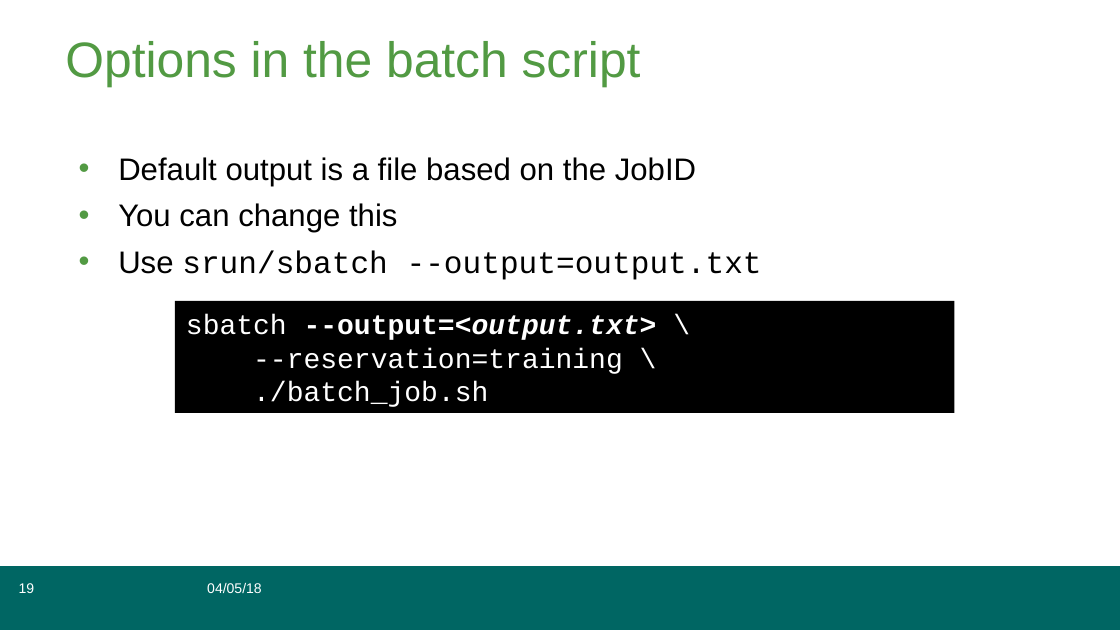
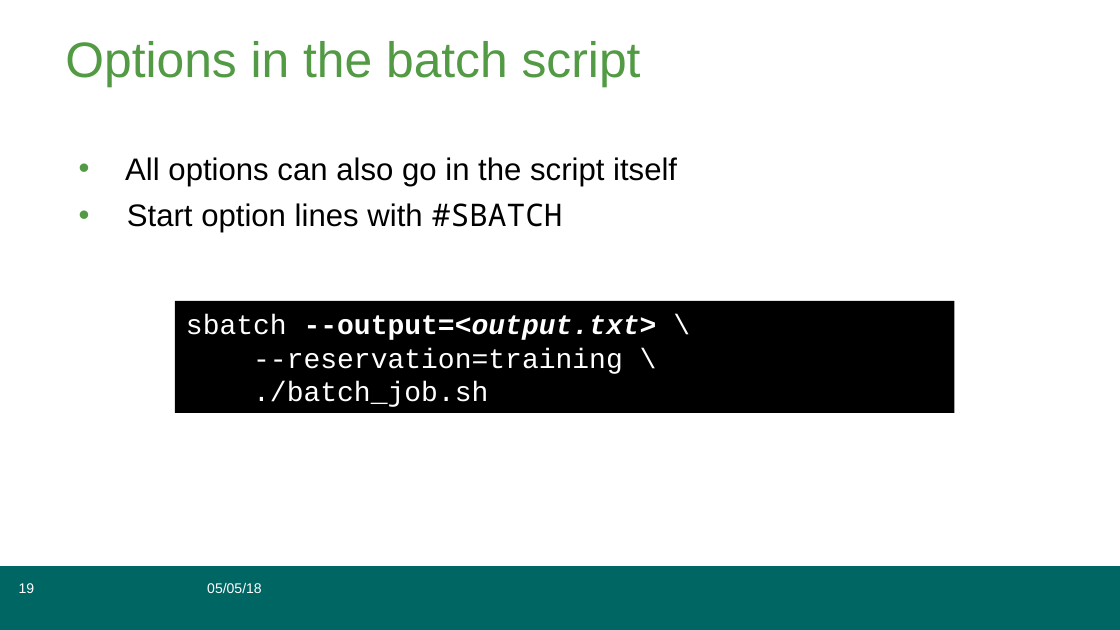
Before and after one commit to grimbough/embl_hpc, a slide deck: slide 19 of cluster_training2018.odp. Drawn at 1120x630 pixels with LibreOffice and Linux fonts; fonts in the diff are those of the drawing. Boxes give left, top, right and bottom in pixels: in the first picture for what was removed or moved away, otherwise in the second. Text is boxed around its words. In the diff, an @@ line names an element or a change of style, - is before the commit and + after.

```diff
--- a/cluster_training2018.odp
+++ b/cluster_training2018.odp
@@ text at (125, 157, 677, 233): text changed @@
-• Default output is a file based on the JobID
-• You can change this
-• Use srun/sbatch --output=output.txt
+• All options can also go in the script itself
+• Start option lines with #SBATCH
@@ text in free at (207, 583, 261, 593): text changed @@
-04/05/18
+05/05/18
```
Also in this commit, not shown: 74 other slides changed, 6 slides added, 5 slides removed, 4 other files.
